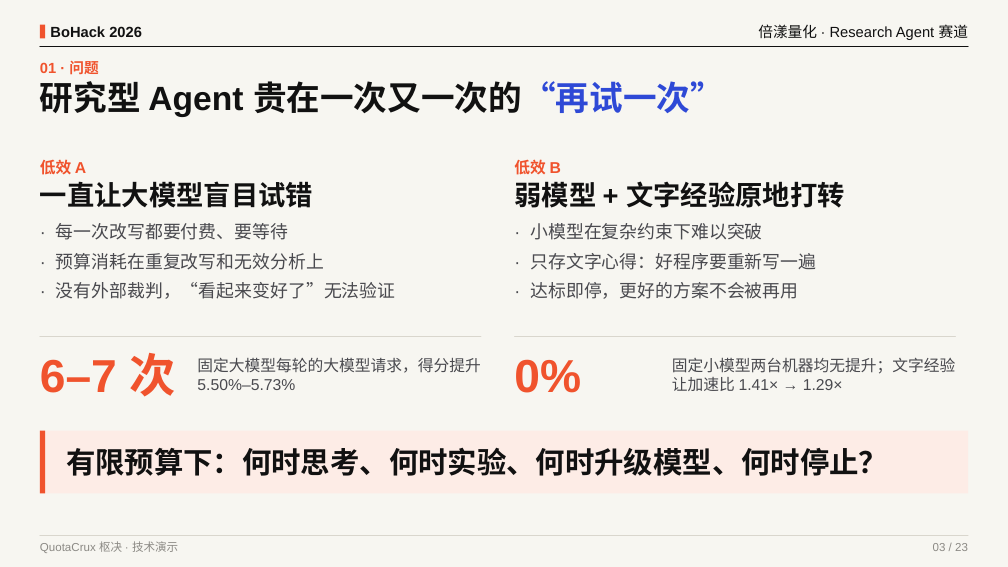
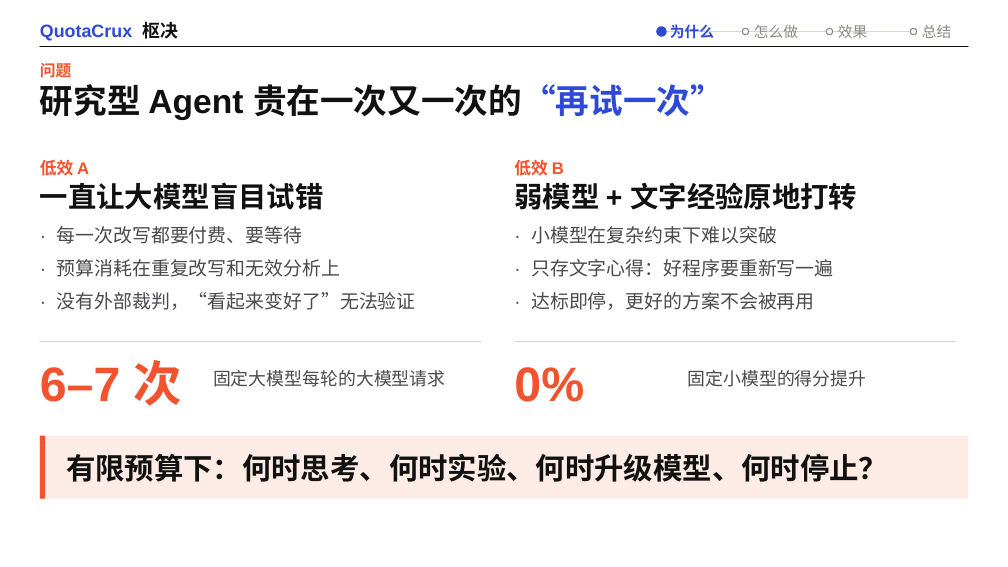
Before and after one commit to bohack-2026-hw/QuotaCrux, a slide deck: slide 3 of docs/presentation/QuotaCrux.pptx. Drawn at 1008x567 pixels with LibreOffice and Linux fonts; fonts in the diff are those of the drawing; background and template pictures are left out. Boxes give left, top, right and bottom in pixels: in the first picture for what was removed or moved away, otherwise in the second. Text is boxed around its words. In the diff, an @@ line names an element or a change of style, - is before the commit and + after.

```diff
--- a/docs/presentation/QuotaCrux.pptx
+++ b/docs/presentation/QuotaCrux.pptx
@@ rectangle removed at <box>0,0,1008,567</box> @@
@@ text at <box>40,21,178,41</box>: text changed; size 11 to 17 pt; text colour #8C8A85 to #2E49D6; bold on @@
-QuotaCrux 枢决 · 技术演示
+QuotaCrux 枢决
@@ text "QuotaCrux 枢决" at <box>40,21,178,41</box>: vertical alignment top to middle @@
@@ rectangle removed at <box>40,25,45,39</box> @@
@@ text removed at <box>50,26,142,37</box> @@
-BoHack 2026
@@ ellipse added at <box>657,26,666,36</box>, fill #2E49D6, outline #2E49D6 1 pt @@
@@ text added at <box>670,24,714,39</box>, 14 pt, text #2E49D6, bold @@
+为什么
@@ ellipse added at <box>743,29,749,35</box>, fill #F7F6F1, outline #8C8A85 1 pt @@
@@ text added at <box>754,25,798,38</box>, 14 pt, text #8C8A85 @@
+怎么做
@@ text removed at <box>758,24,968,40</box> @@
-倍漾量化 · Research Agent 赛道
@@ ellipse added at <box>827,29,833,35</box>, fill #F7F6F1, outline #8C8A85 1 pt @@
@@ text added at <box>838,25,867,38</box>, 14 pt, text #8C8A85 @@
+效果
@@ ellipse added at <box>910,29,917,35</box>, fill #F7F6F1, outline #8C8A85 1 pt @@
@@ text added at <box>922,24,951,38</box>, 14 pt, text #8C8A85 @@
+总结
@@ line added from (662, 32) to (913, 32), #D9D6CD 1 pt @@
@@ text at <box>40,63,71,78</box>: text changed; size 14 to 15 pt @@
-01 · 问题
+问题
@@ text "低效 A" at <box>40,160,89,176</box>: size 15 to 16 pt @@
@@ text "低效 B" at <box>514,160,564,176</box>: size 15 to 16 pt @@
@@ text "一直让大模型盲目试错" at <box>40,182,324,210</box>: size 26 to 27 pt @@
@@ text "弱模型 + 文字经验原地打转" at <box>514,182,857,210</box>: size 26 to 27 pt @@
@@ text "· 每一次改写都要付费、要等待" at <box>57,226,416,310</box>: size 17 to 18 pt; more space between paragraphs @@
@@ text "· 小模型在复杂约束下难以突破" at <box>531,226,833,310</box>: size 17 to 18 pt; more space between paragraphs @@
@@ text "6–7 次" at <box>40,360,182,406</box>: size 44 to 46 pt @@
@@ text "6–7 次": place and size @@
-text "6–7 次" at <box>40,353,176,397</box>
+text "6–7 次" at <box>40,360,182,406</box>
@@ text "0%": place and size @@
-text "0%" at <box>514,359,581,393</box>
+text "0%" at <box>514,367,584,402</box>
@@ text "0%" at <box>514,367,584,402</box>: size 44 to 46 pt @@
@@ text at <box>213,370,445,387</box>: text changed; size 15 to 17 pt @@
-固定大模型每轮的大模型请求，得分提升 5.50%–5.73%
+固定大模型每轮的大模型请求
@@ text at <box>688,370,867,387</box>: text changed; size 15 to 17 pt @@
-固定小模型两台机器均无提升；文字经验让加速比 1.41× → 1.29×
+固定小模型的得分提升
@@ 2 lines, 2 rectangles, 1 text: place and size @@
-2 lines, 2 rectangles, 1 text at <box>40,336,969,493</box>
+2 lines, 2 rectangles, 1 text at <box>40,341,969,498</box>
@@ line removed from (40, 535) to (969, 535) @@
@@ text removed at <box>933,543,968,551</box> @@
-03 / 23
```
Also in this commit, not shown: 21 other slides changed, 1 slide removed, 16 other files.
